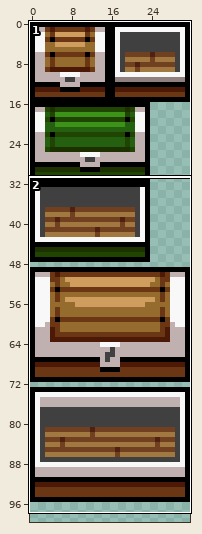
Sprite sheet: data/sprites/entities/chest.png. The first picture is a wide view before the edit; the outline marks the close-up.
Close-up. Earlier state:
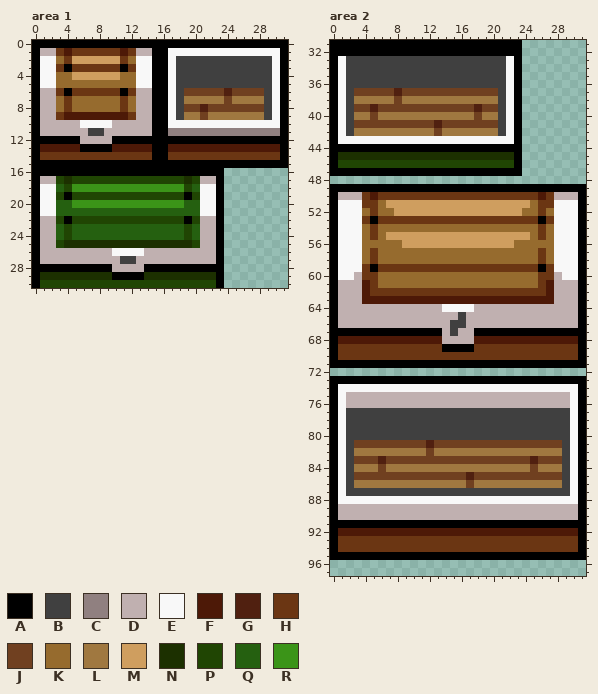
The file is 32x128 pixels. Shown: area 1: x 0..31, y 0..30; area 2: x 0..31, y 31..97. The wide view leaves out empty margins.
Palette (. is transparent): A #000000  B #404040  C #908080  D #c0b0b0  E #f8f8f8  F #4d1907  G #502010  H #6b3613  J #704020  K #966b2e  L #a07840  M #cf9e5f  N #1c3000  P #204503  Q #256010  R #3b9418
Once edited:
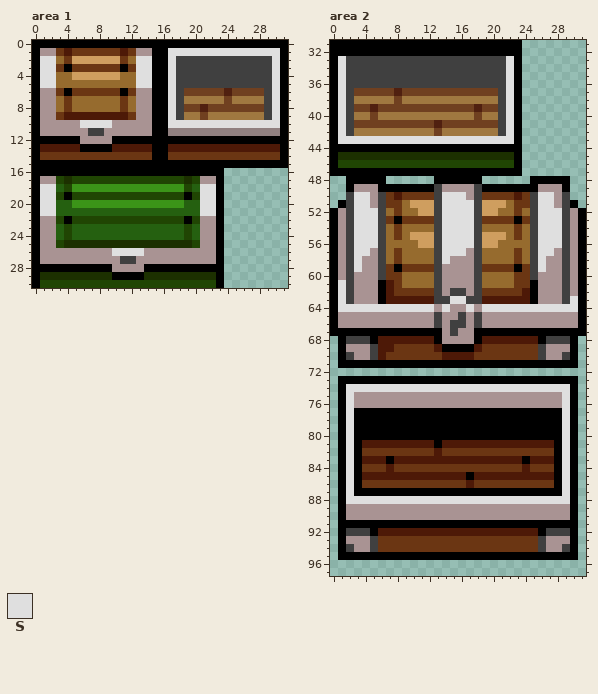
Colours new in this view: S #dfdfdf
Edits made:
colour D: #c0b0b0 -> #a99393
Changed rows in their new state; - is a pixel that keeps its letter.
Area 1:
first column x 1:
 1 ----------------SSSSSSSSSSSSSS
 2 SS----------SS--S------------S
 3 SS----------SS--S------------S
 4 SS----------SS--S------------S
 5 SS----------SS--S------------S
 6 ----------------S------------S
 7 ----------------S------------S
 8 ----------------S------------S
 9 ----------------S------------S
10 -----SSSS-------SSSSSSSSSSSSSS
first column x 1:
18 SS------------------SS
19 SS------------------SS
20 SS------------------SS
21 SS------------------SS
first column x 10:
26 SSSS
Area 2:
first column x 1:
33 S--------------------S
34 S--------------------S
35 S--------------------S
36 S--------------------S
37 S--------------------S
38 S--------------------S
39 S--------------------S
40 S--------------------S
41 S--------------------S
42 S--------------------S
43 SSSSSSSSSSSSSSSSSSSSSS
first column x 0:
48 --AAAAA------AAAAAA------AAAAA--
49 ..-DDD-------BDDDDB-------DDD-..
50 ..BSSDB-F----BSSSDB----F-BSS-B..
51 .ABSSDBHHK---BSSSSB---KHHBSSDBA.
52 -DBSSSB-HKK--BSSSSB--KKH-BSSSBD-
53 -DBSSSB-A----BSSSSB----A-BSSSBD-
54 -DBSSSB-H----BSSSSB----H-BSSSBD-
55 -DBSSSBKHK---BSSSSB---KHKBSSSBD-
56 -DBSSSB--KK--BSSSSB--KK--BSSSBD-
57 -DBSSDB-H----BSSSDB----H-BSSDBD-
58 -DBSDDB-H----BSDDDB----H-BSDDBD-
59 -DBSDDB-A----BDDDDB----A-BSDDBD-
60 -DB-DDBHH----BDDDDB----HHBDD-BD-
61 -SB-DDAFH----BDDDDB----HHADD-B--
62 -SB-DDAF-----BDBBDB-----FADD-B--
63 -SB-DDA------BBSSBB------ADD-BS-
64 -SSSSSSSSSSSS-SDDS-SSSSSSSSSSSS-
65 -------------B----B-------------
66 -------------B----B-------------
68 .ABBBA-------A----A-------ABBBA.
69 .ADDDBFF-----F----F-------BDDDA.
70 .ABDDBF-------FFFF--------BDDBA.
71 .------------------------------.
73 .------------------------------.
74 .ASSSSSSSSSSSSSSSSSSSSSSSSSSSSA.
75 .AS--------------------------SA.
76 .AS--------------------------SA.
77 .ASAAAAAAAAAAAAAAAAAAAAAAAAAASA.
78 .ASAAAAAAAAAAAAAAAAAAAAAAAAAASA.
79 .ASAAAAAAAAAAAAAAAAAAAAAAAAAASA.
80 .ASAAAAAAAAAAAAAAAAAAAAAAAAAASA.
81 .ASAFFFFFFFFFAFFFFFFFFFFFFFFASA.
82 .ASAHHHHHHHHHFHHHHHHHHHHHHHHASA.
83 .ASAFFFAFFFFFFFFFFFFFFFFAFFFASA.
84 .ASAHHHFHHHHHHHHHHHHHHHHFHHHASA.
85 .ASAFFFFFFFFFFFFFAFFFFFFFFFFASA.
86 .ASAHHHHHHHHHHHHHFHHHHHHHHHHASA.
87 .ASAAAAAAAAAAAAAAAAAAAAAAAAAASA.
88 .ASSSSSSSSSSSSSSSSSSSSSSSSSSSSA.
89 .A----------------------------A.
90 .A----------------------------A.
91 .------------------------------.
92 .ABBBA--------------------ABBBA.
93 .ADDDB--------------------BDDDA.
94 .ABDDB--------------------BDDBA.
95 .------------------------------.
